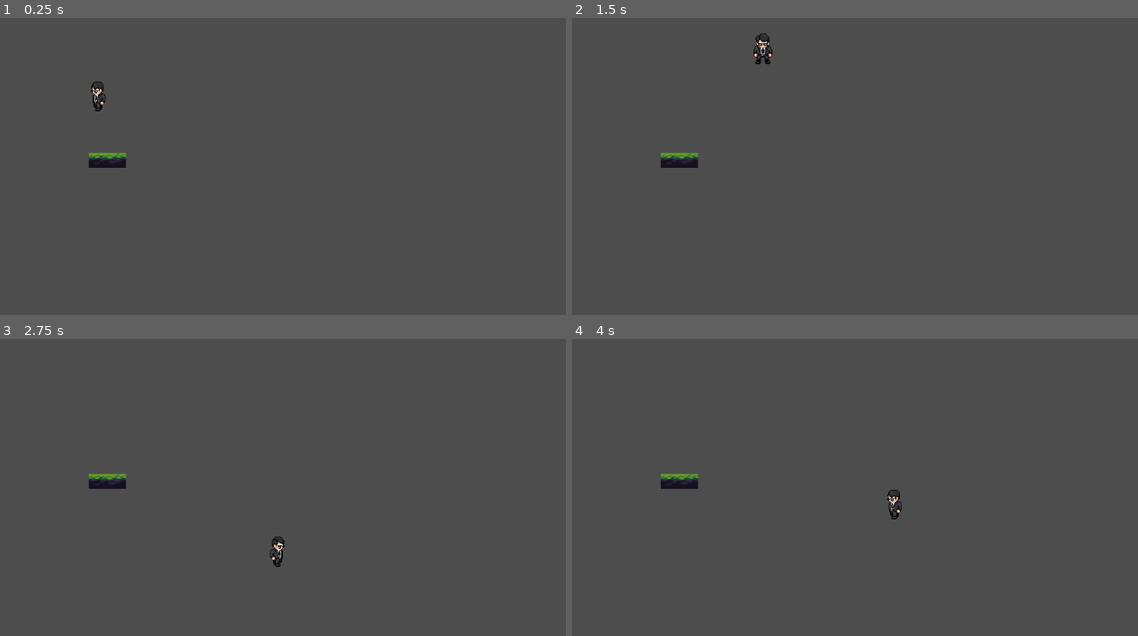
Above: before the commit, frames 1-4 (two rows, left to right).
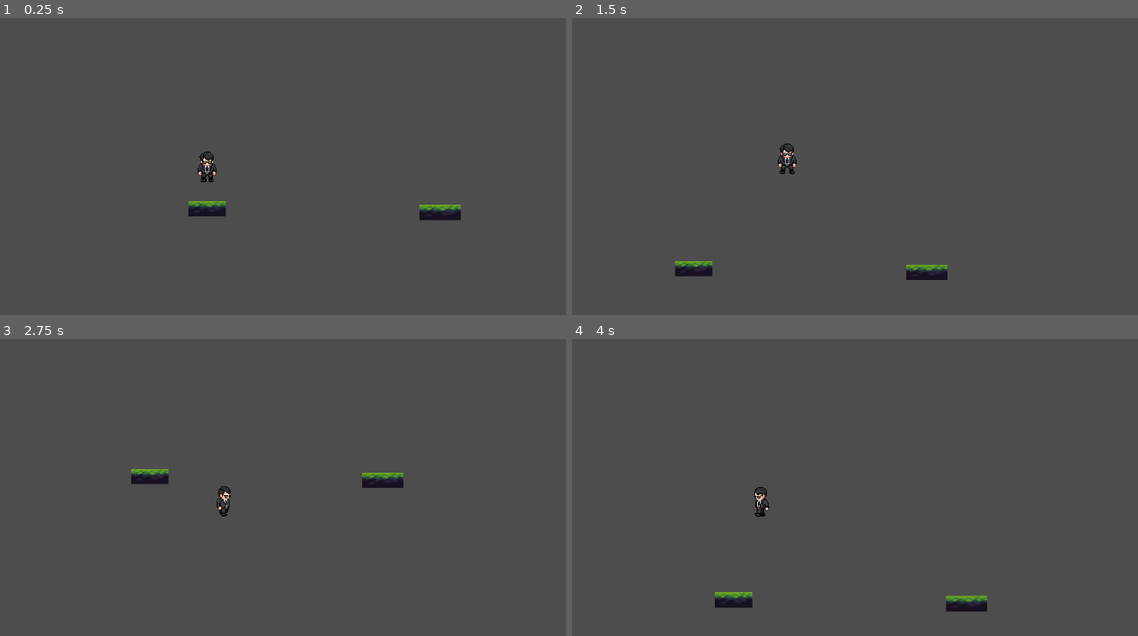
Above: after the commit, the same moments.

Repository: Yaraptor/game.2d.
Game: Godot game, scene res://Game.tscn
Same seed, same stepped clock (60 frames per second), same inputs: the game is played once before the commit and once after it.
Inputs:
- Up to frame 1 (0.25 s): no input
- Up to frame 2 (1.5 s): hold D (right) 0.53-1.28 s; tap Space (jump) at 0.6, 0.77, 1.07, 1.35 s; hold S (down) from 1.28 s (still down)
- Up to frame 3 (2.75 s): tap Space (jump) at 1.52, 1.82, 2.1 s; release S (down) at 2.03 s; hold D (right) from 2.03 s (still down)
- Up to frame 4 (4 s): tap Space (jump) at 2.85, 3.02, 3.32, 3.6, 3.77 s; release D (right) at 3.53 s; hold A (left) from 3.53 s (still down)

The runs differ from the first frame. In frame 1, 1.4% of the frame differs, in the area x 15-82%, y 21-68%; in frame 2, 1.5%, in the area x 15-67%, y 5-89%; in frame 3, 1.4%; in frame 4, 1.4%.

Commit message:
stuff

Diff:
--- a/Game.tscn
+++ b/Game.tscn
@@ -1,8 +1,9 @@
-[gd_scene load_steps=29 format=3 uid="uid://bl7cqu1pobt62"]
+[gd_scene load_steps=30 format=3 uid="uid://bl7cqu1pobt62"]
 
 [ext_resource type="PackedScene" uid="uid://bt0udbh05he1h" path="res://animations/character_body_2d.tscn" id="1_xevnj"]
 [ext_resource type="Texture2D" uid="uid://b8grmhyvu2ve7" path="res://sprites/walk.png" id="2_3gcwb"]
 [ext_resource type="Texture2D" uid="uid://dr5c0xsnawrvm" path="res://sprites/Tile-10.png" id="3_8p20o"]
+[ext_resource type="Script" path="res://death.gd" id="4_uv2jc"]
 
 [sub_resource type="AtlasTexture" id="AtlasTexture_vv45t"]
 atlas = ExtResource("2_3gcwb")
@@ -134,7 +135,7 @@
 }],
 "loop": true,
 "name": &"WalkL",
-"speed": 100.0
+"speed": 10.0
 }, {
 "frames": [{
 "duration": 1.0,
@@ -169,54 +170,76 @@
 "speed": 10.0
 }]
 
-[sub_resource type="RectangleShape2D" id="RectangleShape2D_ecxsm"]
-size = Vector2(31, 49)
+[sub_resource type="CapsuleShape2D" id="CapsuleShape2D_jr4vn"]
+radius = 14.0
+height = 53.0
 
 [sub_resource type="RectangleShape2D" id="RectangleShape2D_4wpwx"]
-size = Vector2(7027.21, 2846.12)
+size = Vector2(6912, 2760.12)
 
 [sub_resource type="RectangleShape2D" id="RectangleShape2D_o1djo"]
 size = Vector2(2961, 53)
 
-[node name="Nigger" type="Node2D"]
+[node name="game" type="Node2D"]
 
 [node name="player" parent="." instance=ExtResource("1_xevnj")]
-position = Vector2(400, 200)
+position = Vector2(0, 0)
 speed = 200
 
 [node name="RayCast2D" type="RayCast2D" parent="player"]
 position = Vector2(0, -1.5)
 target_position = Vector2(0, 35.5)
 
-[node name="AnimatedSprite" type="AnimatedSprite2D" parent="player"]
+[node name="Player Sprite" type="AnimatedSprite2D" parent="player"]
 texture_filter = 1
 sprite_frames = SubResource("SpriteFrames_k3hfi")
-animation = &"WalkL"
-autoplay = "WalkL"
-frame_progress = 0.674785
-
-[node name="CollisionShape2D3" type="CollisionShape2D" parent="player"]
+animation = &"NoWalk"
+autoplay = "NoWalk"
+
+[node name="Player Collider" type="CollisionShape2D" parent="player"]
 position = Vector2(0, 5.5)
-shape = SubResource("RectangleShape2D_ecxsm")
+shape = SubResource("CapsuleShape2D_jr4vn")
+
+[node name="Camera2D" type="Camera2D" parent="player"]
+position_smoothing_enabled = true
 
 [node name="Ground" type="Node" parent="."]
 
-[node name="Sprite2D" type="Sprite2D" parent="Ground"]
-position = Vector2(416, 336)
+[node name="Floor Sprite2" type="Sprite2D" parent="Ground"]
+position = Vector2(374, 105)
+scale = Vector2(2.75, 1.02617)
+texture = ExtResource("3_8p20o")
+
+[node name="Floor" type="StaticBody2D" parent="Ground/Floor Sprite2"]
+position = Vector2(-7.99998, -51.6484)
+
+[node name="Floor colider" type="CollisionShape2D" parent="Ground/Floor Sprite2/Floor"]
+physics_interpolation_mode = 1
+position = Vector2(8, 51.6484)
+scale = Vector2(0.00347222, 0.00858369)
+shape = SubResource("RectangleShape2D_4wpwx")
+
+[node name="Floor Sprite" type="Sprite2D" parent="Ground"]
+position = Vector2(0, 99)
 scale = Vector2(2.5, 1.013)
 texture = ExtResource("3_8p20o")
 
-[node name="StaticBody2D" type="StaticBody2D" parent="Ground/Sprite2D"]
-
-[node name="CollisionShape2D" type="CollisionShape2D" parent="Ground/Sprite2D/StaticBody2D"]
-position = Vector2(0.199997, -0.369141)
+[node name="Floor" type="StaticBody2D" parent="Ground/Floor Sprite"]
+position = Vector2(0, 51.9743)
+
+[node name="Floor colider" type="CollisionShape2D" parent="Ground/Floor Sprite/Floor"]
+physics_interpolation_mode = 1
+position = Vector2(0, -51.9743)
 scale = Vector2(0.00347222, 0.00858369)
 shape = SubResource("RectangleShape2D_4wpwx")
 
 [node name="death lol" type="Node" parent="."]
-
-[node name="StaticBody2D" type="StaticBody2D" parent="death lol"]
-
-[node name="CollisionShape2D" type="CollisionShape2D" parent="death lol/StaticBody2D"]
-position = Vector2(829.5, 500)
+script = ExtResource("4_uv2jc")
+
+[node name="Area2D" type="Area2D" parent="death lol"]
+
+[node name="CollisionShape2D" type="CollisionShape2D" parent="death lol/Area2D"]
+position = Vector2(239, 236)
 shape = SubResource("RectangleShape2D_o1djo")
+
+[connection signal="body_entered" from="death lol/Area2D" to="death lol" method="_on_area_2d_body_entered"]
--- a/death.gd
+++ b/death.gd
@@ -1,7 +1,4 @@
 extends Node
 
-
-
-
 func _on_area_2d_body_entered(body: Node2D) -> void:
-	pass # Replace with function body.
+	get_parent().get_child(0).position = Vector2(0, 0)
--- a/scripts/movement.gd
+++ b/scripts/movement.gd
@@ -4,8 +4,7 @@
 @export var speed = 200
 @onready var ray = $RayCast2D
 
-var gravity = 1
-const GRAVITY = 800
+var gravity = 800
 const MOVE_SPEED = 200
 const JUMP_FORCE = -400
 var jumps = 0
@@ -24,7 +23,7 @@
 	if Input.is_action_pressed("left"):
 		input_vector.x -= 1
 
-	velocity.y += GRAVITY * delta
+	velocity.y += gravity * delta
 
 	if ray.is_colliding():
 		jumps = 2
@@ -36,15 +35,20 @@
 		if jumps > 0:
 			velocity.y = JUMP_FORCE
 			jumps -= 1
+	if jumps == 1:
+		gravity = 1200
+	else:
+		gravity = 800
+
+	print(jumps)
 	move_and_slide()
 	#if Input.is_action_pressed("left")
 
-	if Input.is_action_pressed("right"):
-		$AnimatedSprite.play("WalkR")
-
-	if Input.is_action_pressed("left"):
-		$AnimatedSprite.play("WalkL")
-	if Input.is_action_just_released("left"):
-		$AnimatedSprite.play("NoWalk")
-	if Input.is_action_just_released("right"):
-		$AnimatedSprite.play("NoWalk")
+	if Input.is_action_pressed("left") and Input.is_action_pressed("right"):
+		$"Player Sprite".play("NoWalk")
+	elif Input.is_action_pressed("right"):
+		$"Player Sprite".play("WalkR")
+	elif Input.is_action_pressed("left"):
+		$"Player Sprite".play("WalkL")
+	elif Input.is_action_pressed("left") == false and Input.is_action_pressed("right") == false:
+		$"Player Sprite".play("NoWalk")
